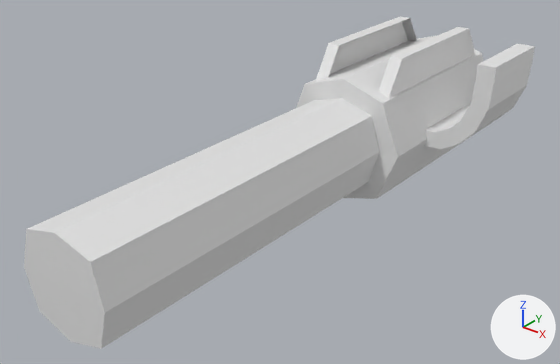
One commit to the FBX model Flyplane/Flyplane/assets/GAU-15.fbx: the scene before it, then after it.
The view is the same before and after, from a 50 mm camera at (8.94, -13.38, 6.73) aimed at (0.03, -2.25, -0.17). The lights are fixed; the arrows at lower right show +X, +Y and +Z.
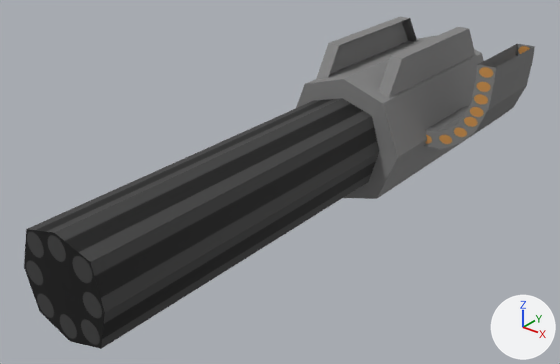
Boxes [x1, y1, x2, y2] around the edits, measured in the pictures (560 x 364 px):
'Cube', recoloured (white to grey)
    both: [24, 17, 535, 349]

Edits to the bpy script that builds the scene:
```text
Add img_gau_15_tex_png:
    img_gau_15_tex_png = load_image('GAU-15_TEX.png', 'GAU-15_TEX.png', 1024, 1024, 'sRGB')
Add mat_material_001:
    mat_material_001 = principled_material('Material.001')
    mat_material_001.texture = img_gau_15_tex_png  # with its transparency
    mat_material_001.roughness = 0.69
Change me_cube_001:
    where me_cube_001.from_pydata(...)  # 77 vertices, 64 faces; spans x -1.46..2.86, y -7.59..4.68, z -1.44..1.94
    add me_cube_001.materials.append(mat_material_001)  # picture img_gau_15_tex_png
```
